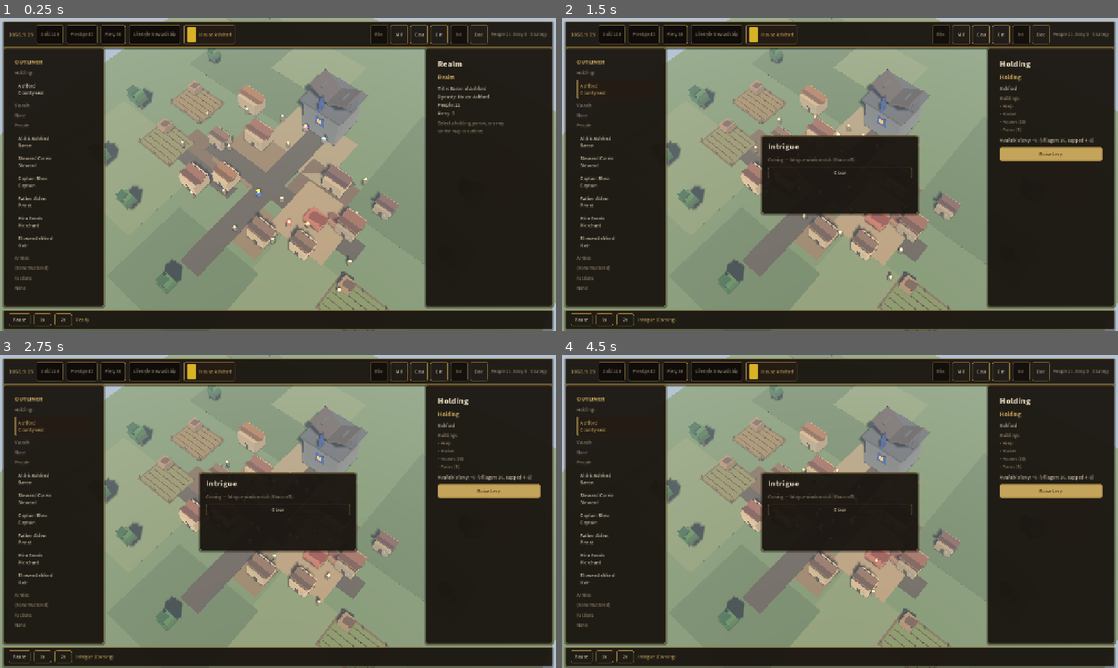
Above: before the commit, frames 1-4 (two rows, left to right).
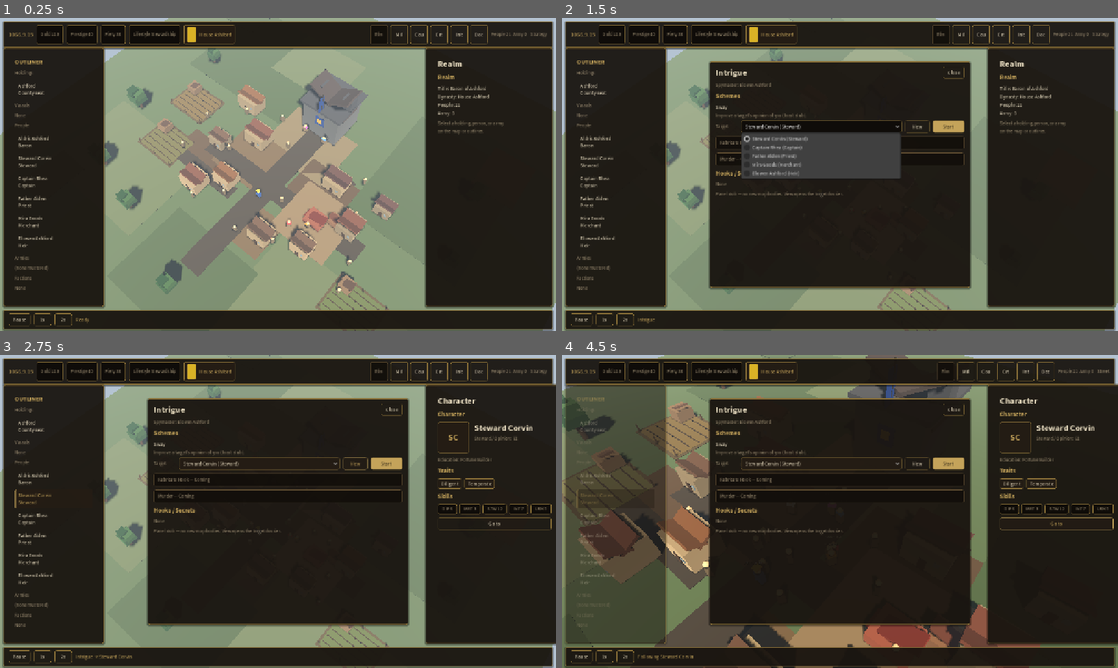
Above: after the commit, the same moments.

Repository: lpoyoll/Realm-of-Kings
Game: Godot game, scene res://scenes/main.tscn
The game is run twice, just before and just after one commit, with the same random seed, the same clock (stepped at 60 frames per second) and the same inputs.
Inputs (mouse positions are in pixels of both pictures, inside the frame that each line leads up to):
- Up to frame 1 (0.25 s): no input
- Up to frame 2 (1.5 s): click "Int" at 0.5 s; click (823, 127) at 1.25 s, where only the run after the commit has a clickable "Steward Corvin (Steward)"
- Up to frame 3 (2.75 s): click (355, 464) at 2 s, where only the run after the commit has a clickable "View"
- Up to frame 4 (4.5 s): click (951, 464) at 2.75 s, where only the run after the commit has a clickable "Start"; click (951, 464) at 3.5 s, where only the run after the commit has a clickable "Start"; click (1056, 524) at 4.25 s, where only the run after the commit has a clickable "Go to"

The runs differ from the first frame. In frame 1, less than 0.1% of the frame differs, in the area x 81-85%, y 2-9%; in frame 2, 33%; in frame 3, 31%; in frame 4, 59%, in the area x 0-100%, y 0-100%.

Commit message:
Intrigue window stub: Sway scheme + Coming hooks/murder.
Top-bar Int opens Intrigue; Spymaster Elowen; Sway target picker toast/opinion; Fabricate Hook/Murder Coming; Hooks None.

Diff:
--- a/scripts/ui/ck3_shell.gd
+++ b/scripts/ui/ck3_shell.gd
@@ -85,6 +85,13 @@
 var _court_rows: VBoxContainer
 var _court_positions: VBoxContainer
 
+var _intrigue_modal: PanelContainer
+var _intrigue_spymaster: Label
+var _intrigue_schemes: VBoxContainer
+var _intrigue_sway_option: OptionButton
+var _intrigue_hooks_box: VBoxContainer
+var _sway_target_nodes: Array = []
+
 func _ready() -> void:
 	_theme = Ck3Theme.get_theme()
 	_build_ui()
@@ -186,6 +193,7 @@
 	_build_military_window()
 	_build_decisions_window()
 	_build_court_window()
+	_build_intrigue_window()
 
 func _build_top_bar() -> void:
 	var top := PanelContainer.new()
@@ -240,7 +248,7 @@
 		{"abbr": "Mil", "title": "Military", "live": true},
 		{"abbr": "Cou", "title": "Council", "live": true},
 		{"abbr": "Crt", "title": "Court", "live": true},
-		{"abbr": "Int", "title": "Intrigue", "live": false},
+		{"abbr": "Int", "title": "Intrigue", "live": true},
 		{"abbr": "Dec", "title": "Decisions", "live": true},
 	]
 	for item in stub_items:
@@ -485,6 +493,9 @@
 	if title_text == "Court":
 		_open_court_window()
 		return
+	if title_text == "Intrigue":
+		_open_intrigue_window()
+		return
 	if _stub_modal == null:
 		return
 	if _council_modal:
@@ -495,6 +506,8 @@
 		_decisions_modal.visible = false
 	if _court_modal:
 		_court_modal.visible = false
+	if _intrigue_modal:
+		_intrigue_modal.visible = false
 	_stub_modal_title.text = title_text
 	_stub_modal_body.text = "Coming — %s window stub (Horizon B)." % title_text
 	_stub_modal.visible = true
@@ -571,6 +584,8 @@
 	if _court_modal:
 		_court_modal.visible = false
 	_refresh_council_rows()
+	if _intrigue_modal:
+		_intrigue_modal.visible = false
 	_council_modal.visible = true
 	set_status("Council")
 
@@ -736,6 +751,8 @@
 	if _court_modal:
 		_court_modal.visible = false
 	_refresh_military_levy()
+	if _intrigue_modal:
+		_intrigue_modal.visible = false
 	_military_modal.visible = true
 	set_status("Military")
 
@@ -827,6 +844,8 @@
 	if _court_modal:
 		_court_modal.visible = false
 	_decisions_modal.visible = true
+	if _intrigue_modal:
+		_intrigue_modal.visible = false
 	set_status("Decisions")
 
 func _close_decisions_window() -> void:
@@ -934,6 +953,8 @@
 	if _decisions_modal:
 		_decisions_modal.visible = false
 	_refresh_court_rows()
+	if _intrigue_modal:
+		_intrigue_modal.visible = false
 	_court_modal.visible = true
 	set_status("Court")
 
@@ -1016,6 +1037,221 @@
 	if listed == 0:
 		_court_rows.add_child(_label("(no courtiers)", "MuteLabel"))
 
+
+func _build_intrigue_window() -> void:
+	_intrigue_modal = PanelContainer.new()
+	_intrigue_modal.name = "IntrigueModal"
+	_intrigue_modal.mouse_filter = Control.MOUSE_FILTER_STOP
+	_intrigue_modal.visible = false
+	_intrigue_modal.set_anchors_preset(Control.PRESET_CENTER)
+	_intrigue_modal.offset_left = -300.0
+	_intrigue_modal.offset_top = -260.0
+	_intrigue_modal.offset_right = 300.0
+	_intrigue_modal.offset_bottom = 260.0
+	_root.add_child(_intrigue_modal)
+
+	var v := VBoxContainer.new()
+	v.add_theme_constant_override("separation", 8)
+	_intrigue_modal.add_child(v)
+
+	var header := HBoxContainer.new()
+	header.add_theme_constant_override("separation", 12)
+	v.add_child(header)
+	header.add_child(_label("Intrigue", "TitleLabel"))
+	var spacer := Control.new()
+	spacer.size_flags_horizontal = Control.SIZE_EXPAND_FILL
+	spacer.mouse_filter = Control.MOUSE_FILTER_IGNORE
+	header.add_child(spacer)
+	var close_btn := Button.new()
+	close_btn.text = "Close"
+	close_btn.theme_type_variation = "GhostButton"
+	close_btn.pressed.connect(_close_intrigue_window)
+	header.add_child(close_btn)
+
+	_intrigue_spymaster = _label("Spymaster: —", "MuteLabel")
+	_intrigue_spymaster.autowrap_mode = TextServer.AUTOWRAP_WORD_SMART
+	v.add_child(_intrigue_spymaster)
+
+	v.add_child(_section_header("Schemes"))
+	_intrigue_schemes = VBoxContainer.new()
+	_intrigue_schemes.name = "IntrigueSchemes"
+	_intrigue_schemes.add_theme_constant_override("separation", 8)
+	v.add_child(_intrigue_schemes)
+
+	# Sway — available stub
+	var sway_box := VBoxContainer.new()
+	sway_box.add_theme_constant_override("separation", 4)
+	_intrigue_schemes.add_child(sway_box)
+	sway_box.add_child(_label("Sway", "BodyLabel"))
+	var sway_hint := _label("Improve a target's opinion of you (toast stub).", "MuteLabel")
+	sway_hint.autowrap_mode = TextServer.AUTOWRAP_WORD_SMART
+	sway_box.add_child(sway_hint)
+	var sway_row := HBoxContainer.new()
+	sway_row.add_theme_constant_override("separation", 8)
+	sway_box.add_child(sway_row)
+	var target_lbl := _label("Target", "MuteLabel")
+	target_lbl.custom_minimum_size = Vector2(50, 0)
+	sway_row.add_child(target_lbl)
+	_intrigue_sway_option = OptionButton.new()
+	_intrigue_sway_option.name = "SwayTarget"
+	_intrigue_sway_option.size_flags_horizontal = Control.SIZE_EXPAND_FILL
+	_intrigue_sway_option.custom_minimum_size = Vector2(160, 28)
+	sway_row.add_child(_intrigue_sway_option)
+	var view_btn := Button.new()
+	view_btn.text = "View"
+	view_btn.tooltip_text = "Open target dossier"
+	view_btn.theme_type_variation = "GhostButton"
+	view_btn.custom_minimum_size = Vector2(56, 28)
+	view_btn.pressed.connect(_on_sway_view_target)
+	sway_row.add_child(view_btn)
+	var start_btn := Button.new()
+	start_btn.text = "Start"
+	start_btn.tooltip_text = "Begin Sway scheme (stub)"
+	start_btn.theme_type_variation = "PrimaryButton"
+	start_btn.custom_minimum_size = Vector2(72, 28)
+	start_btn.pressed.connect(_on_sway_start)
+	sway_row.add_child(start_btn)
+
+	# Fabricate Hook — Coming
+	var fab := Button.new()
+	fab.alignment = HORIZONTAL_ALIGNMENT_LEFT
+	fab.text = "Fabricate Hook — Coming"
+	fab.tooltip_text = "Coming"
+	fab.disabled = true
+	fab.theme_type_variation = "ComingButton"
+	fab.custom_minimum_size = Vector2(0, 30)
+	_intrigue_schemes.add_child(fab)
+
+	# Murder — Coming
+	var mur := Button.new()
+	mur.alignment = HORIZONTAL_ALIGNMENT_LEFT
+	mur.text = "Murder — Coming"
+	mur.tooltip_text = "Coming"
+	mur.disabled = true
+	mur.theme_type_variation = "ComingButton"
+	mur.custom_minimum_size = Vector2(0, 30)
+	_intrigue_schemes.add_child(mur)
+
+	v.add_child(_section_header("Hooks / Secrets"))
+	_intrigue_hooks_box = VBoxContainer.new()
+	_intrigue_hooks_box.name = "IntrigueHooks"
+	_intrigue_hooks_box.add_theme_constant_override("separation", 2)
+	v.add_child(_intrigue_hooks_box)
+	_intrigue_hooks_box.add_child(_label("None", "MuteLabel"))
+
+	v.add_child(_label("Panel stub — no new map bodies. View opens the target dossier.", "MuteLabel"))
+
+func _open_intrigue_window() -> void:
+	if _intrigue_modal == null:
+		_build_intrigue_window()
+	if _stub_modal:
+		_stub_modal.visible = false
+	if _council_modal:
+		_council_modal.visible = false
+	if _military_modal:
+		_military_modal.visible = false
+	if _decisions_modal:
+		_decisions_modal.visible = false
+	if _court_modal:
+		_court_modal.visible = false
+	_refresh_intrigue_targets()
+	_intrigue_modal.visible = true
+	set_status("Intrigue")
+
+func _close_intrigue_window() -> void:
+	if _intrigue_modal:
+		_intrigue_modal.visible = false
+
+func _refresh_intrigue_targets() -> void:
+	_sway_target_nodes.clear()
+	if _intrigue_sway_option:
+		_intrigue_sway_option.clear()
+
+	var spy_name: String = "—"
+	var spy_job: Dictionary = {}
+	for job in _CouncilDataScript.job_defs():
+		if str(job.get("id", "")) == "spymaster":
+			spy_job = job
+			break
+	if not spy_job.is_empty():
+		var spy: Node = _CouncilDataScript.resolve_appointee(get_tree(), spy_job)
+		if spy != null and is_instance_valid(spy):
+			spy_name = _CouncilDataScript.person_display_name(spy)
+			if spy_name.is_empty():
+				spy_name = str(spy.name)
+	if _intrigue_spymaster:
+		_intrigue_spymaster.text = "Spymaster: %s" % spy_name
+
+	if _intrigue_sway_option == null:
+		return
+	var people: Array = []
+	people.append_array(get_tree().get_nodes_in_group("ruler"))
+	people.append_array(get_tree().get_nodes_in_group("npcs"))
+	var added: int = 0
+	for p in people:
+		if p == null or not is_instance_valid(p):
+			continue
+		# Prefer swaying others — skip player ruler if present
+		var is_ruler: bool = p.is_in_group("ruler")
+		if is_ruler:
+			continue
+		var pname: String = _CouncilDataScript.person_display_name(p)
+		if pname.is_empty():
+			pname = str(p.name)
+		var role_line: String = _role_of(p)
+		var item_text: String = pname if role_line.is_empty() else "%s (%s)" % [pname, role_line]
+		_intrigue_sway_option.add_item(item_text)
+		_sway_target_nodes.append(p)
+		added += 1
+	if added == 0:
+		_intrigue_sway_option.add_item("(no targets)")
+		_intrigue_sway_option.disabled = true
+	else:
+		_intrigue_sway_option.disabled = false
+		_intrigue_sway_option.select(0)
+
+func _sway_selected_target() -> Node:
+	if _intrigue_sway_option == null:
+		return null
+	var idx: int = int(_intrigue_sway_option.selected)
+	if idx < 0 or idx >= _sway_target_nodes.size():
+		return null
+	var n: Node = _sway_target_nodes[idx]
+	if n == null or not is_instance_valid(n):
+		return null
+	return n
+
+func _on_sway_view_target() -> void:
+	var target: Node = _sway_selected_target()
+	if target == null:
+		set_status("Sway — no target to view.")
+		return
+	var pname: String = _CouncilDataScript.person_display_name(target)
+	if pname.is_empty():
+		pname = str(target.name)
+	select_character(target)
+	set_status("Intrigue -> %s" % pname)
+
+func _on_sway_start() -> void:
+	var target: Node = _sway_selected_target()
+	if target == null:
+		set_status("Sway — pick a target first.")
+		return
+	var pname: String = _CouncilDataScript.person_display_name(target)
+	if pname.is_empty():
+		pname = str(target.name)
+	var bumped: bool = false
+	if "opinion" in target:
+		var cur: int = int(target.opinion)
+		target.opinion = clampi(cur + 5, 0, 100)
+		bumped = true
+	if sel_kind == SelKind.CHARACTER and selected != null and is_instance_valid(selected) and selected == target:
+		_populate_character(selected)
+	if bumped:
+		set_status("Sway started on %s — opinion +5." % pname)
+	else:
+		set_status("Sway started on %s." % pname)
+
 func _build_bottom_bar() -> void:
 	var bottom := PanelContainer.new()
 	bottom.name = "BottomBar"
Not shown, changed: README.md
